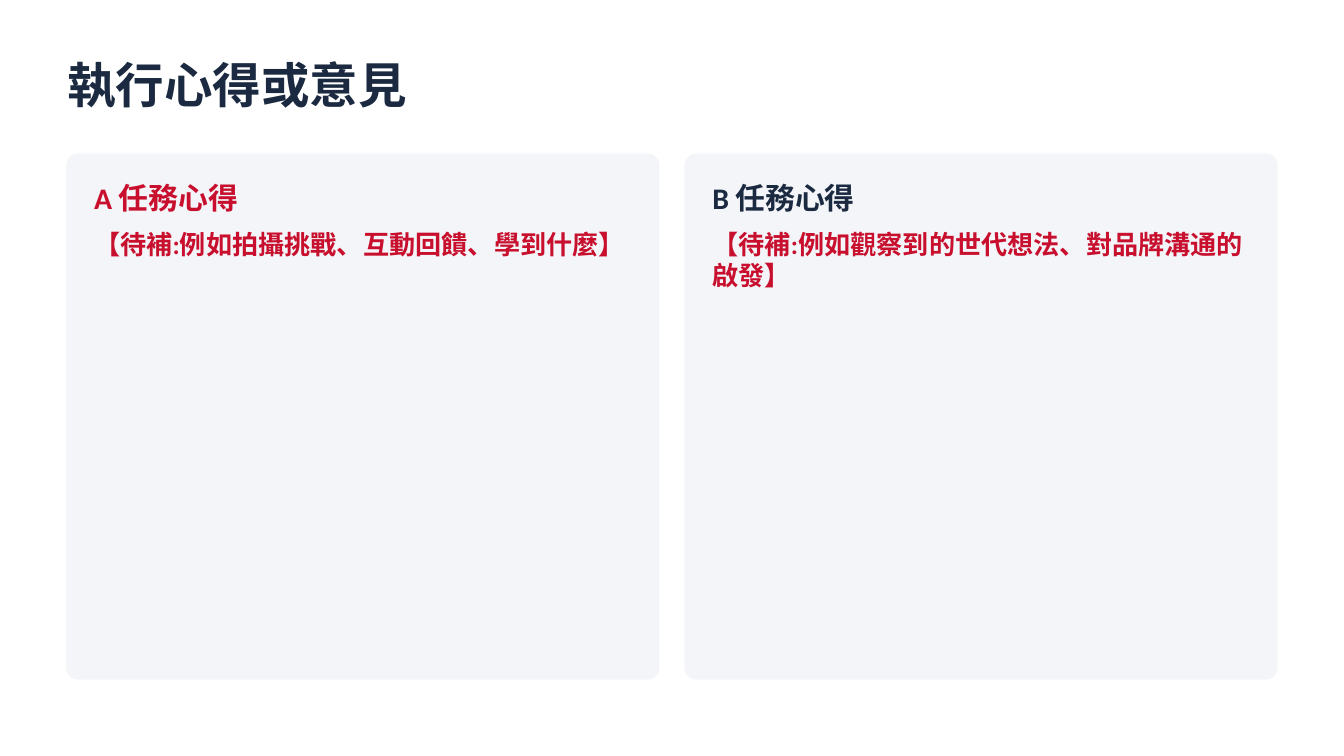
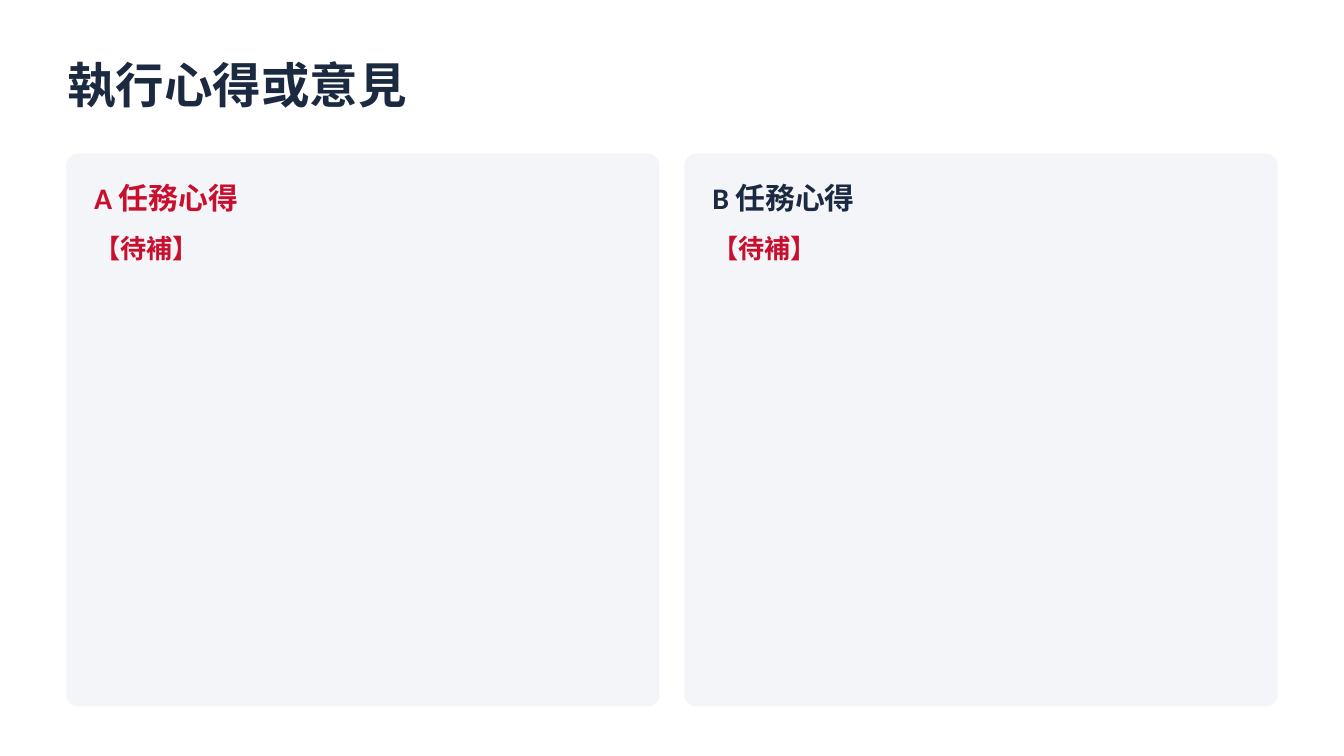
Before and after one commit to tobychien/project-hub, a slide deck: slide 11 of deliverables/CMC_10月_AB任務簡報.pptx (slide 10 before the commit). Drawn at 1344x756 pixels with LibreOffice and Linux fonts; fonts in the diff are those of the drawing. Boxes give left, top, right and bottom in pixels: in the first picture for what was removed or moved away, otherwise in the second. Text is boxed around its words. In the diff, an @@ line names an element or a change of style, - is before the commit and + after.

```diff
--- a/deliverables/CMC_10月_AB任務簡報.pptx
+++ b/deliverables/CMC_10月_AB任務簡報.pptx
@@ rounded rectangle: place and size @@
-rounded rectangle at (67,155,659,679)
+rounded rectangle at (67,155,659,706)
@@ rounded rectangle at (67,155,659,706): proportions changed @@
@@ rounded rectangle at (685,155,1277,706): proportions changed @@
@@ rounded rectangle: place and size @@
-rounded rectangle at (685,155,1277,679)
+rounded rectangle at (685,155,1277,706)
@@ text at (94,235,199,261): text changed @@
-【待補:例如拍攝挑戰、互動回饋、學到什麼】
+【待補】
@@ text at (712,235,817,261): text changed @@
-【待補:例如觀察到的世代想法、對品牌溝通的啟發】
+【待補】
```
Also in this commit, not shown: 9 other slides changed, 1 slide added.
